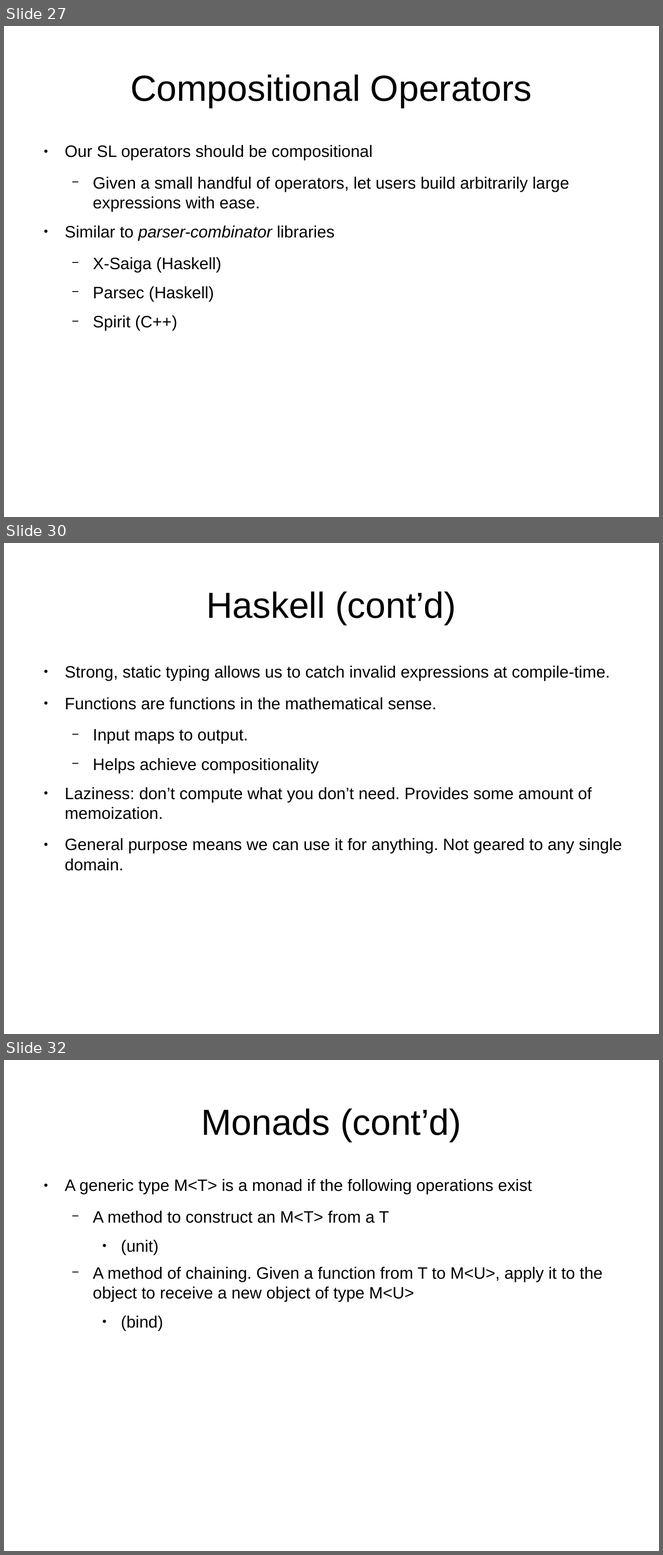
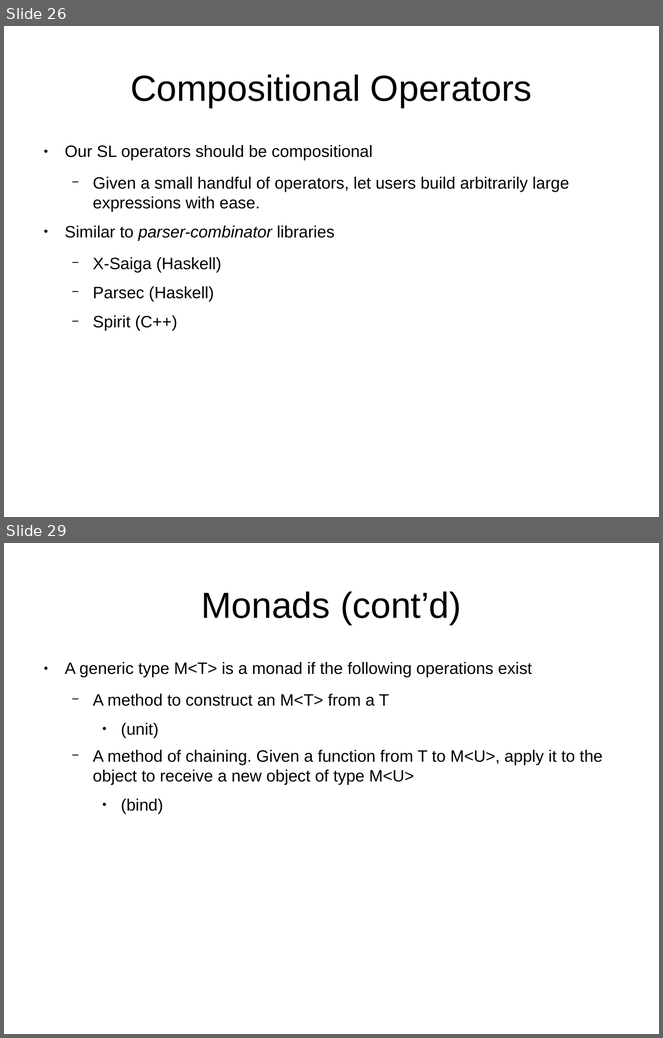
Before and after one commit to bstamour/SLHS, a slide deck: docs/proposal-from-bob.odp. Shown one above the other, each under a label of ours: slides 27, 30 and 32 before the commit, slides 26 and 29 after it; the slides between them are not shown. The pictures are 663x1555 and 663x1038 pixels, drawn with LibreOffice and Linux fonts; fonts in the diff are those of the drawing. Boxes give left, top, right and bottom in pixels: in the first picture for what was removed or moved away, otherwise in the second. Text is boxed around its words. In the diff, an @@ line names an element or a change of style, - is before the commit and + after.

```diff
--- a/docs/proposal-from-bob.odp
+++ b/docs/proposal-from-bob.odp
@@ slide 30 removed at box(4, 543, 659, 1034), background #FFFFFF @@
@@ title removed at box(206, 591, 456, 625) @@
-Haskell (cont’d)
@@ text removed at box(65, 666, 622, 871) @@
-● Strong, static typing allows us to catch invalid expressions at compile-time.
-● Functions are functions in the mathematical sense.
-  − Input maps to output.
-  − Helps achieve compositionality
-● Laziness: don’t compute what you don’t need. Provides some amount of memoization.
-● General purpose means we can use it for anything. Not geared to any single domain.
@@ what was slide 27 is now slide 26 @@
@@ what was slide 32 is now slide 29 @@
```
Also in this commit, not shown: 9 slides changed, 2 other slides removed, 1 other file.
